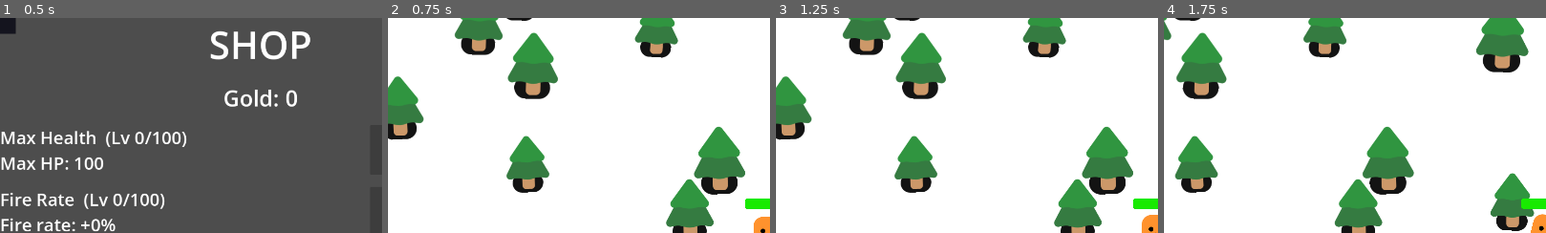
Above: before the commit, frames 1-4 (left to right).
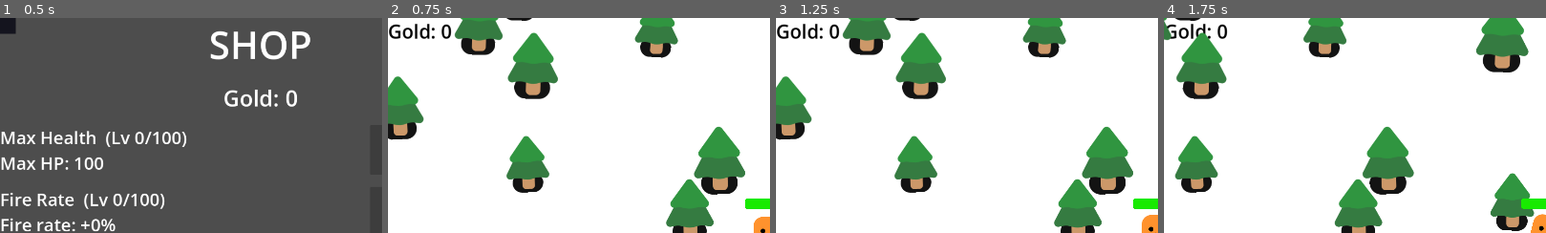
Above: after the commit, the same moments.

Repository: Greninja56/SurvivorGame
Game: Godot game, scene res://shop.tscn
Same seed, same stepped clock (60 frames per second), same inputs: the game is played once before the commit and once after it.
Inputs:
- Up to frame 1 (0.5 s): no input
- Up to frame 2 (0.75 s): click "Start Run" at 0.5 s
- Up to frame 3 (1.25 s): no input
- Up to frame 4 (1.75 s): hold D (move_right) from 1.28 s (still down)
The pictures show only the part of the screen within x 0-50%, y 0-50%; the shares and areas given below are measured in that part.

Frame 1 is identical in both runs. In frame 2, 0.5% of the frame differs, in the area x 0-17%, y 2-10%; in frame 3, 0.5%; in frame 4, 0.5%.

Commit message:
fixed colors and reset times

Diff:
--- a/2d-project-assets/survivors_game.tscn
+++ b/2d-project-assets/survivors_game.tscn
@@ -59,6 +59,7 @@
 unique_name_in_owner = true
 offset_right = 123.0
 offset_bottom = 86.0
+theme_override_colors/font_color = Color(0, 0, 0, 1)
 theme_override_font_sizes/font_size = 48
 
 [node name="ExtractionCompass" type="Control" parent="CanvasLayer" unique_id=545605285]
@@ -93,7 +94,7 @@
 
 [node name="Timer" type="Timer" parent="." unique_id=155379037]
 unique_name_in_owner = true
-wait_time = 3.0
+wait_time = 0.5
 
 [node name="GameOver" type="CanvasLayer" parent="." unique_id=658550123]
 unique_name_in_owner = true
